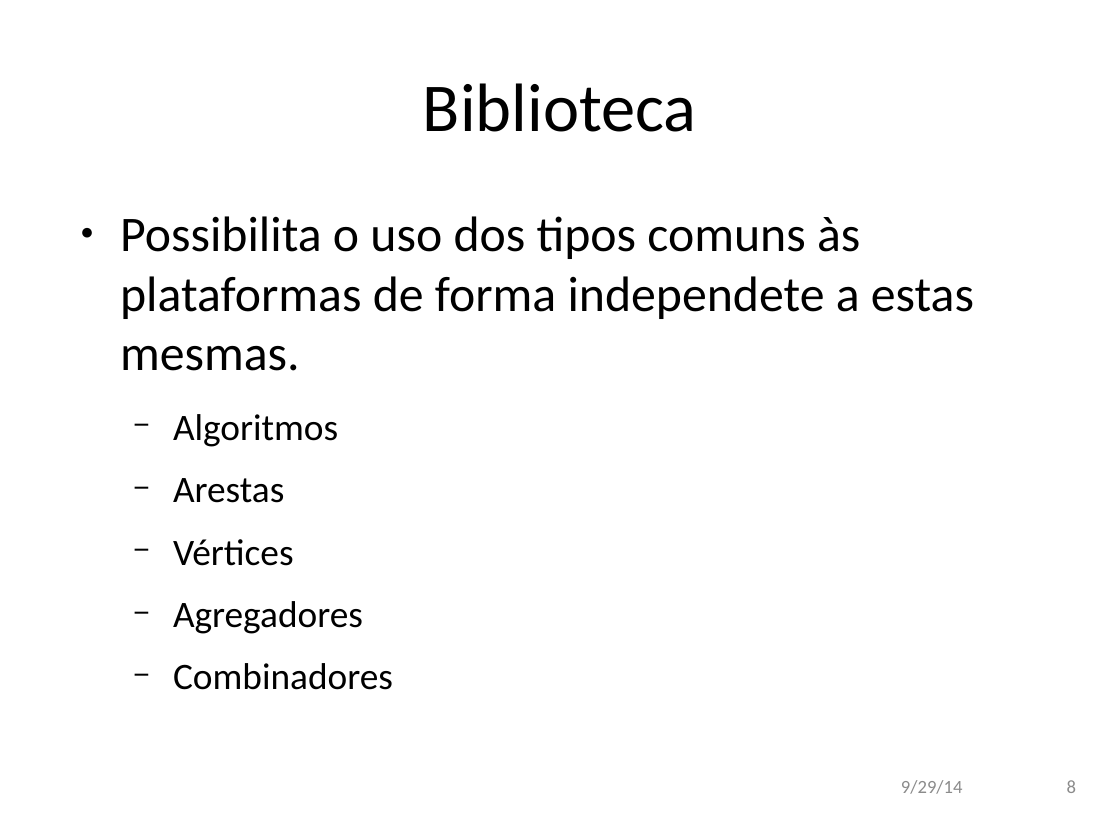
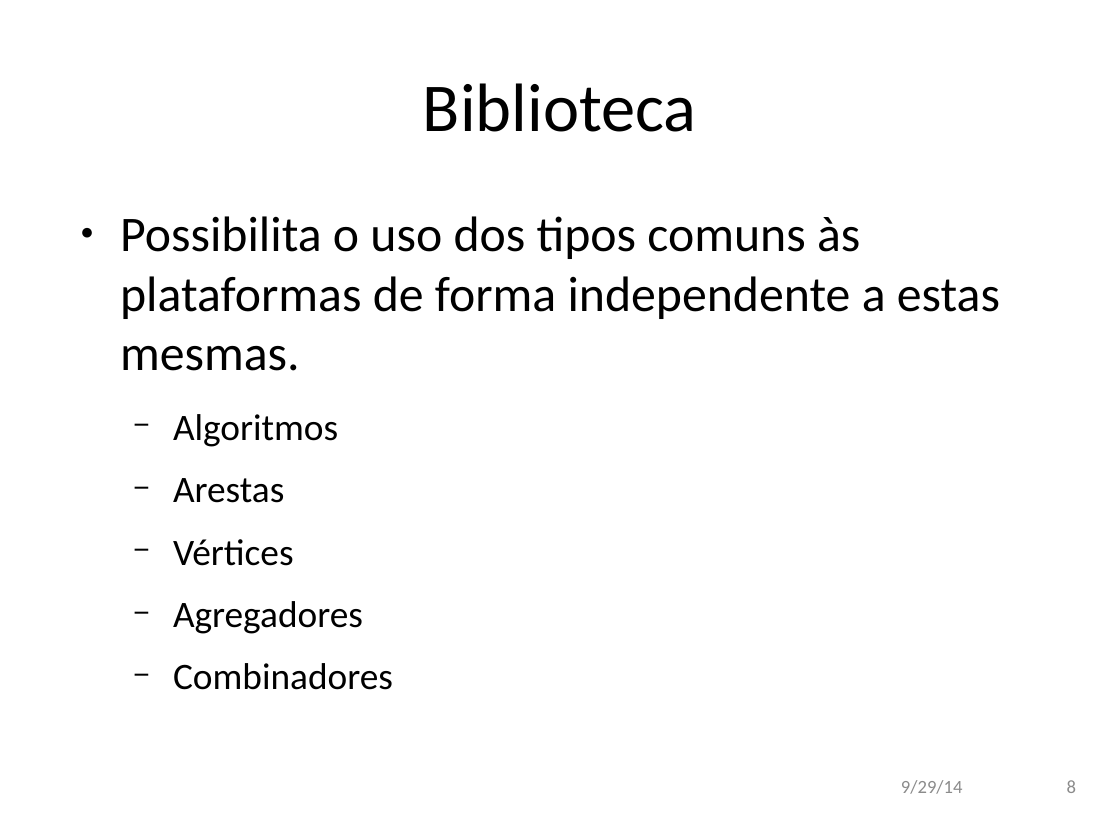
Before and after one commit to andremota/Distributed-Graph-Processing, a slide deck: slide 8 of docs/apresentação/apres_isel_format.odp. Drawn at 1120x840 pixels with LibreOffice and Linux fonts; fonts in the diff are those of the drawing; background and template pictures are left out. Boxes give left, top, right and bottom in pixels: in the first picture for what was removed or moved away, otherwise in the second. Text is boxed around its words. In the diff, an @@ line names an element or a change of style, - is before the commit and + after.

```diff
--- a/docs/apresentação/apres_isel_format.odp
+++ b/docs/apresentação/apres_isel_format.odp
@@ text at <box>120,216,1000,371</box>: text changed @@
-● Possibilita o uso dos tipos comuns às plataformas de forma independete a estas mesmas.
+● Possibilita o uso dos tipos comuns às plataformas de forma independente a estas mesmas.
```
Also in this commit, not shown: 4 other slides changed.
